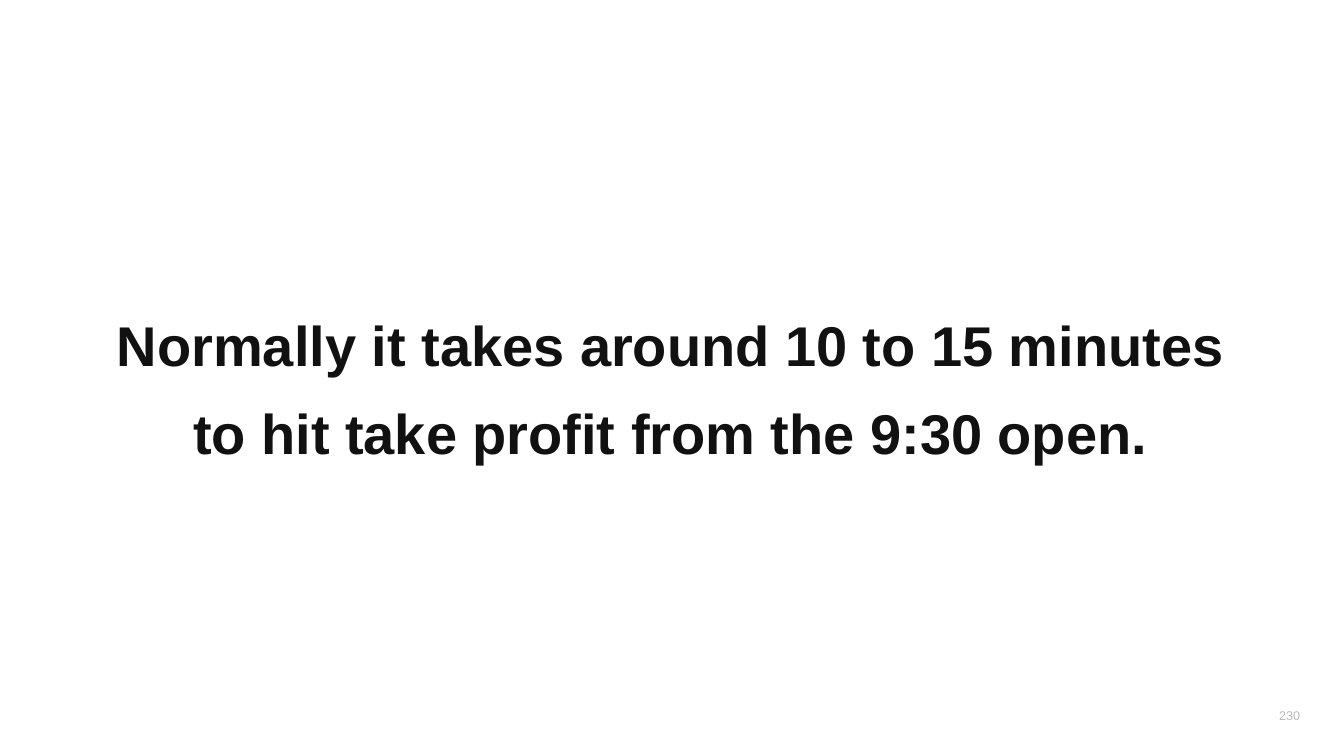
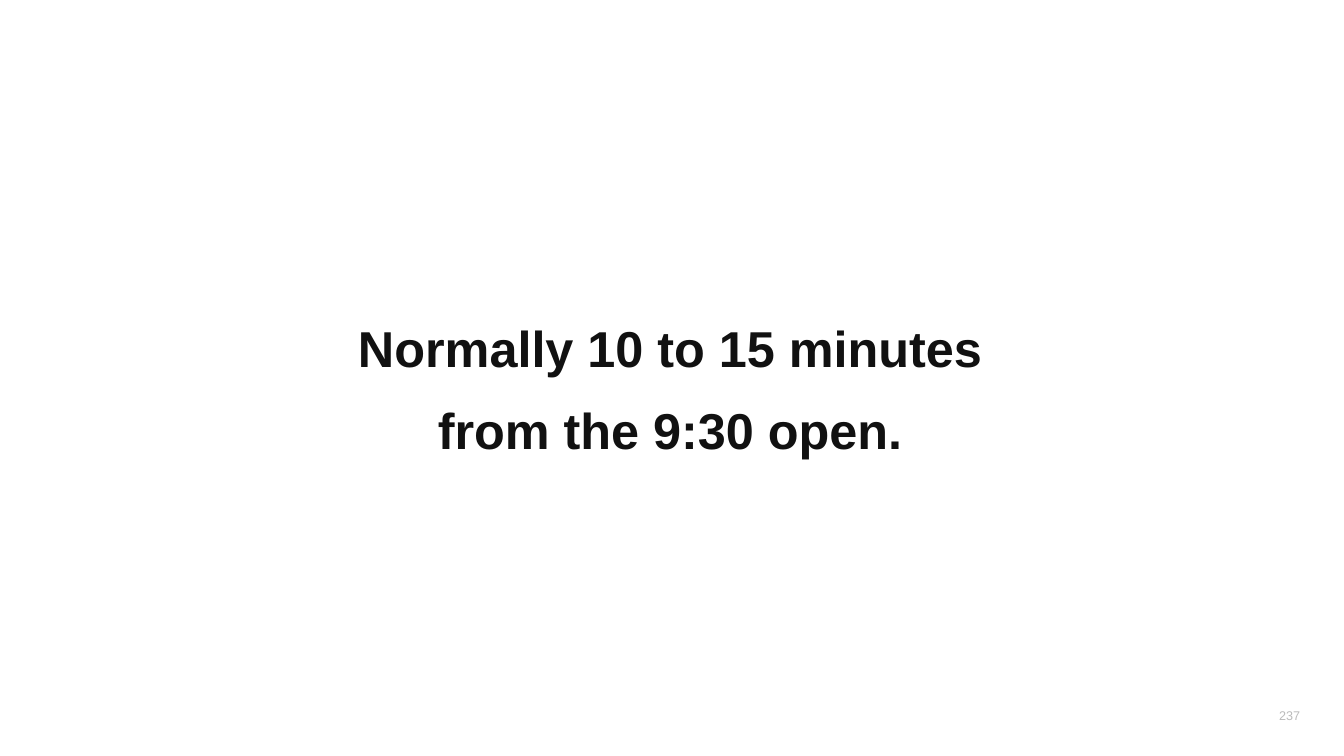
Before and after one commit to heikstepo/webinar-tracking, a slide deck: slide 237 of webinar-rauf/23-DTR-content-section-internal.pptx (slide 230 before the commit). Drawn at 1344x756 pixels with LibreOffice and Linux fonts; fonts in the diff are those of the drawing. Boxes give left, top, right and bottom in pixels: in the first picture for what was removed or moved away, otherwise in the second. Text is boxed around its words. In the diff, an @@ line names an element or a change of style, - is before the commit and + after.

```diff
--- a/webinar-rauf/23-DTR-content-section-internal.pptx
+++ b/webinar-rauf/23-DTR-content-section-internal.pptx
@@ text at bbox=[358, 330, 982, 459]: text changed; size 40 to 36 pt @@
-Normally it takes around 10 to 15 minutes
-to hit take profit from the 9:30 open.
+Normally 10 to 15 minutes
+from the 9:30 open.
@@ text at bbox=[1279, 711, 1300, 720]: text changed @@
-230
+237
```
Also in this commit, not shown: 250 other slides changed, 13 slides added, 4 slides removed, 2 other files.
